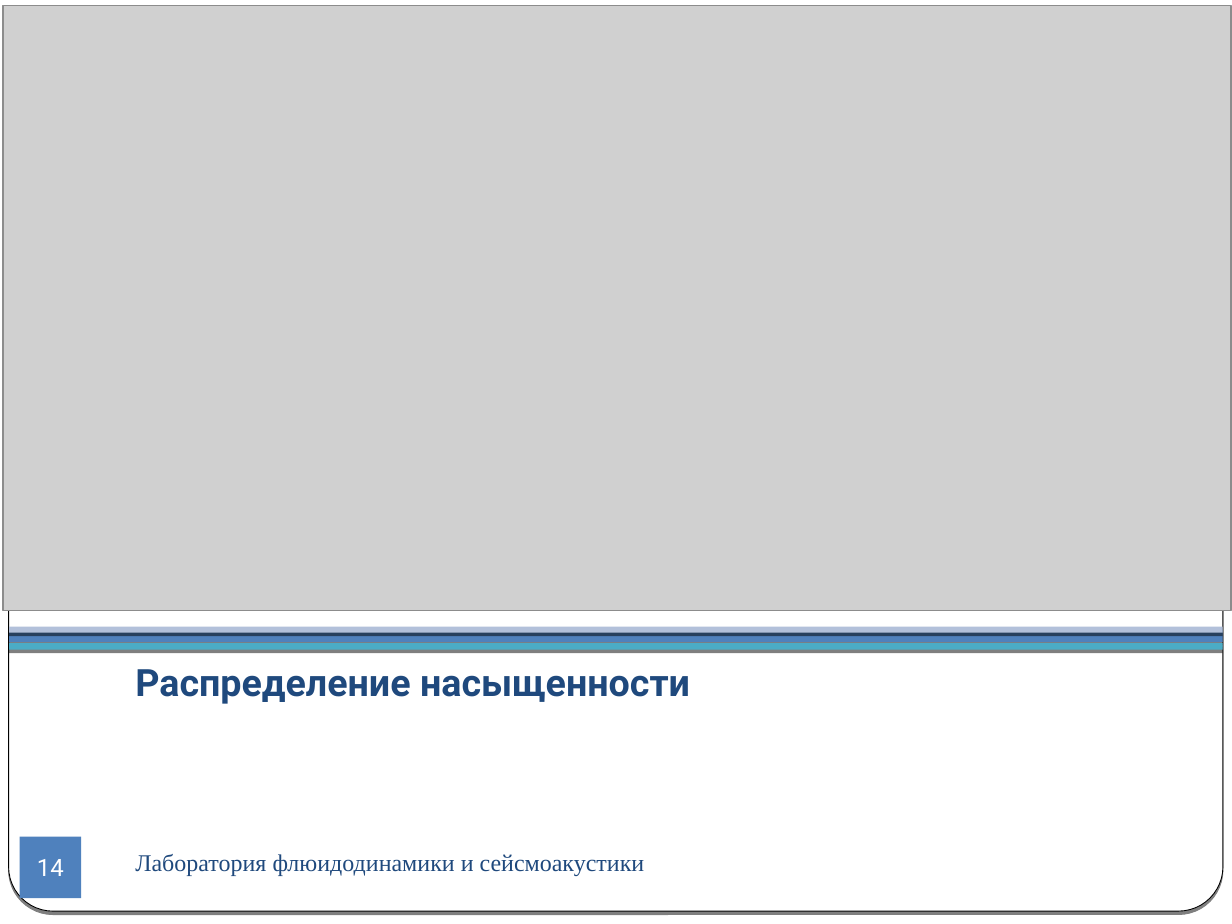
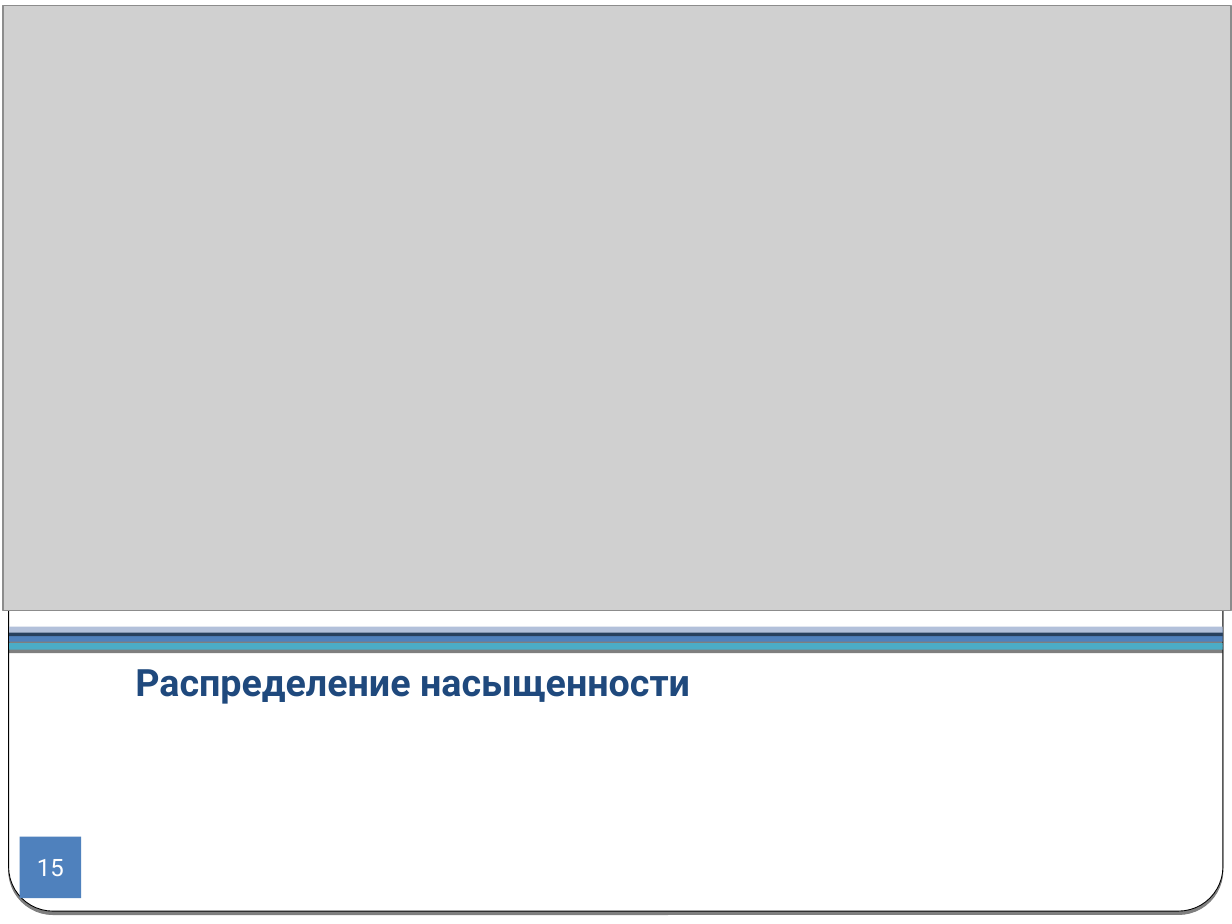
Before and after one commit to CompMathGroup/sagd, a slide deck: slide 15 of doc/Presentation.odp (slide 14 before the commit). Drawn at 1232x924 pixels with LibreOffice and Linux fonts; fonts in the diff are those of the drawing; grey boxes stand for pictures. Boxes give left, top, right and bottom in pixels: in the first picture for what was removed or moved away, otherwise in the second. Text is boxed around its words. In the diff, an @@ line names an element or a change of style, - is before the commit and + after.

```diff
--- a/doc/Presentation.odp
+++ b/doc/Presentation.odp
@@ page number at box(37, 859, 64, 876): text changed @@
-14
+15
@@ text removed at box(135, 854, 645, 876) @@
-Лаборатория флюидодинамики и сейсмоакустики
```
Also in this commit, not shown: 18 other slides changed, 10 slides added, 7 slides removed, 3 other files.
